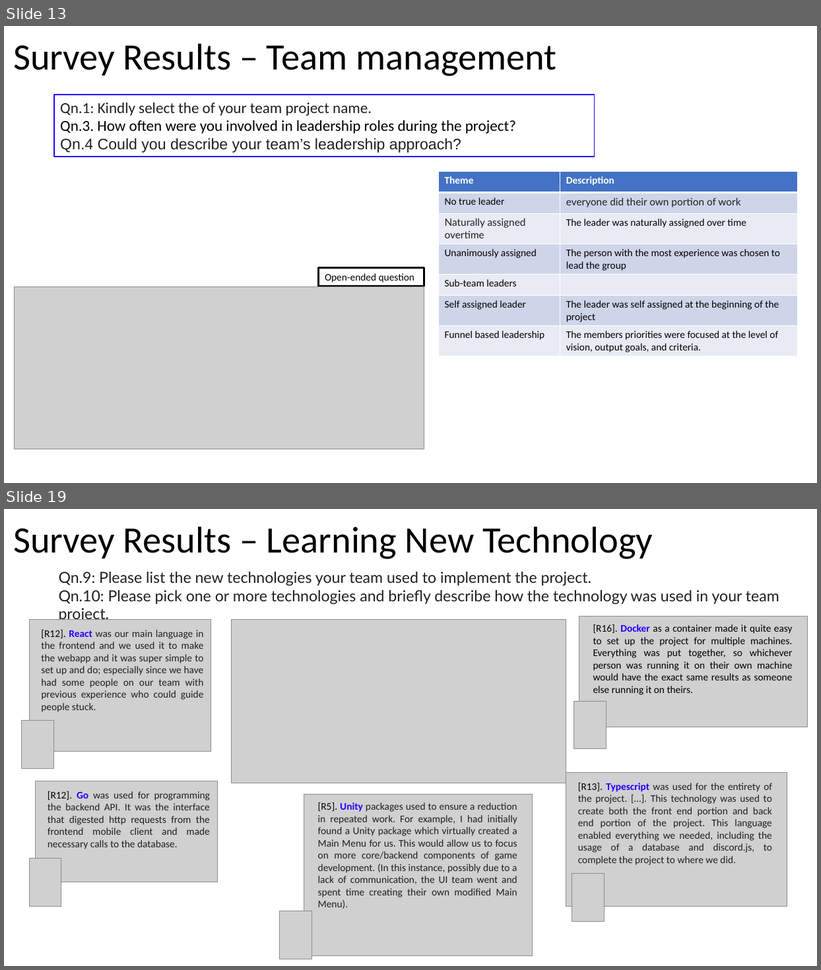
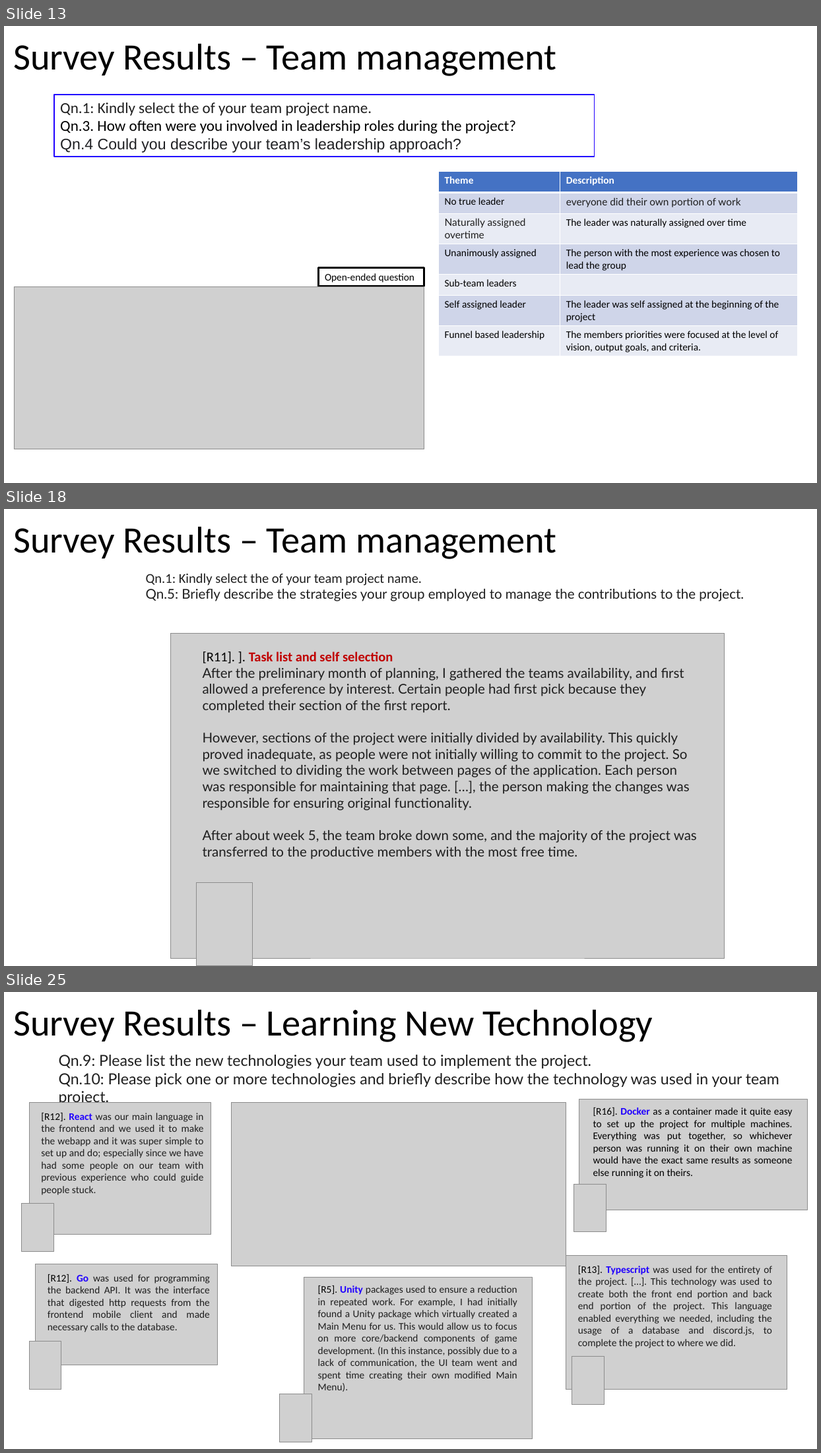
Before and after one commit to johnxu21/johnxu21.github.io, a slide deck: teaching/CS472/Timetable/Survey_Presentation.pptx. Shown one above the other, each under a label of ours: slides 13 and 19 before the commit, slides 13, 18 and 25 after it; the slides between them are not shown. The pictures are 821x970 and 821x1453 pixels, drawn with LibreOffice and Linux fonts; fonts in the diff are those of the drawing; grey boxes stand for pictures. Boxes give left, top, right and bottom in pixels: in the first picture for what was removed or moved away, otherwise in the second. Text is boxed around its words. In the diff, an @@ line names an element or a change of style, - is before the commit and + after.

```diff
--- a/teaching/CS472/Timetable/Survey_Presentation.pptx
+++ b/teaching/CS472/Timetable/Survey_Presentation.pptx
@@ slide 18 added at box(4, 509, 817, 966), background #FFFFFF @@
@@ text added at box(13, 526, 556, 559), 44 pt, text #000000 @@
+Survey Results – Team management
@@ text added at box(146, 573, 744, 601), 16 pt, text #1F1F1F @@
+Qn.1: Kindly select the of your team project name.
+Qn.5: Briefly describe the strategies your group employed to manage the contributions to the project.
@@ picture added at box(171, 634, 725, 958) @@
@@ text added at box(203, 652, 697, 859), 16 pt, text #1F1F1F @@
+[R11]. ]. Task list and self selection
+After the preliminary month of planning, I gathered the teams availability, and first allowed a preference by interest. Certain people had first pick because they completed their section of the first report.
+However, sections of the project were initially divided by availability. This quickly proved inadequate, as people were not initially willing to commit to the project. So we switched to dividing the work between pages of the application. Each person was responsible for maintaining that page. […], the person making the changes was responsible for ensuring original functionality.
+After about week 5, the team broke down some, and the majority of the project was transferred to the productive members with the most free time.
@@ picture added at box(196, 883, 252, 966) @@
@@ what was slide 19 is now slide 25 @@
```
Also in this commit, not shown: 12 slides changed, 8 other slides added, 1 slide removed, 1 other file.
